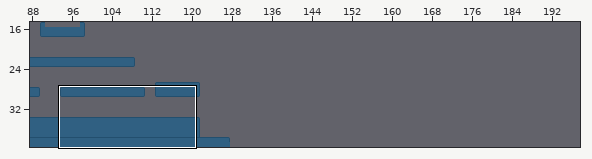
One commit to this Tiled map: maps/level1.tmx. Above, an overview of the earlier version with the close-up marked.
Close-up. Before the commit:
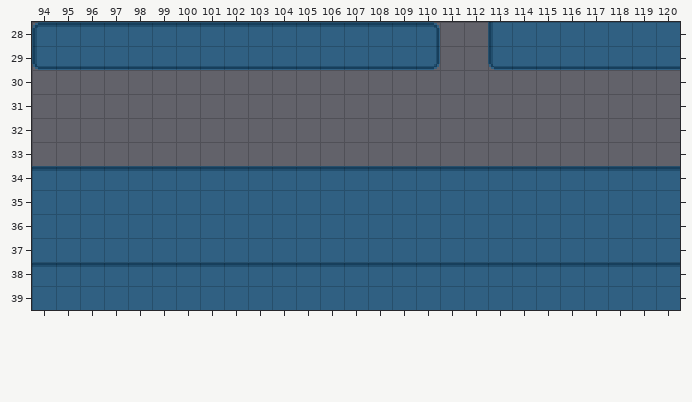
Cells are 16x16 px. Shown: x 94..120, y 28..39. The commit also changed other parts of the map, which this record leaves out. The old version is drawn lined up with the new one.
The same view after the edit:
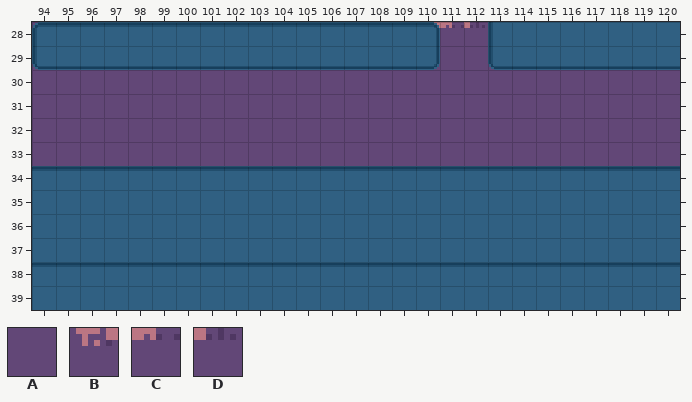
Key: from "background": A 330, B 350, C 351, D 352.
_ is an empty cell.
Tiles of an added or newly shown layer are drawn over the layers below it.
What changed:
Changed rows in their new state; . is an unchanged cell.
map size 80x40 -> 240x40 cells (old content now starts at 48,0; both pictures use the new coordinates)
Layer "Background" (added):
first column x 94:
28 A...............BCD........
29 A...............AAAA.......
30 AAAAAAAAAAAAAAAAAAAAAAAAAAA
31 AAAAAAAAAAAAAAAAAAAAAAAAAAA
32 AAAAAAAAAAAAAAAAAAAAAAAAAAA
33 AAAAAAAAAAAAAAAAAAAAAAAAAAA
Changed places in both close-ups, as pixel boxes (x1, y1, x2, y2):
added: (32, 22, 680, 166)
